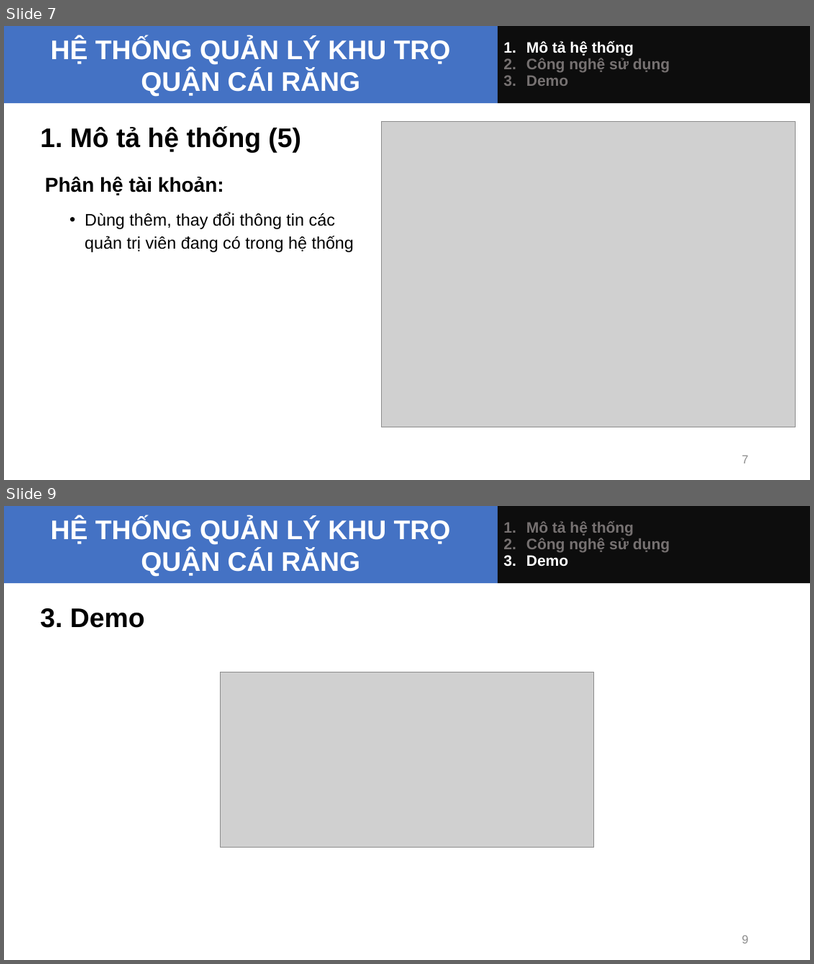
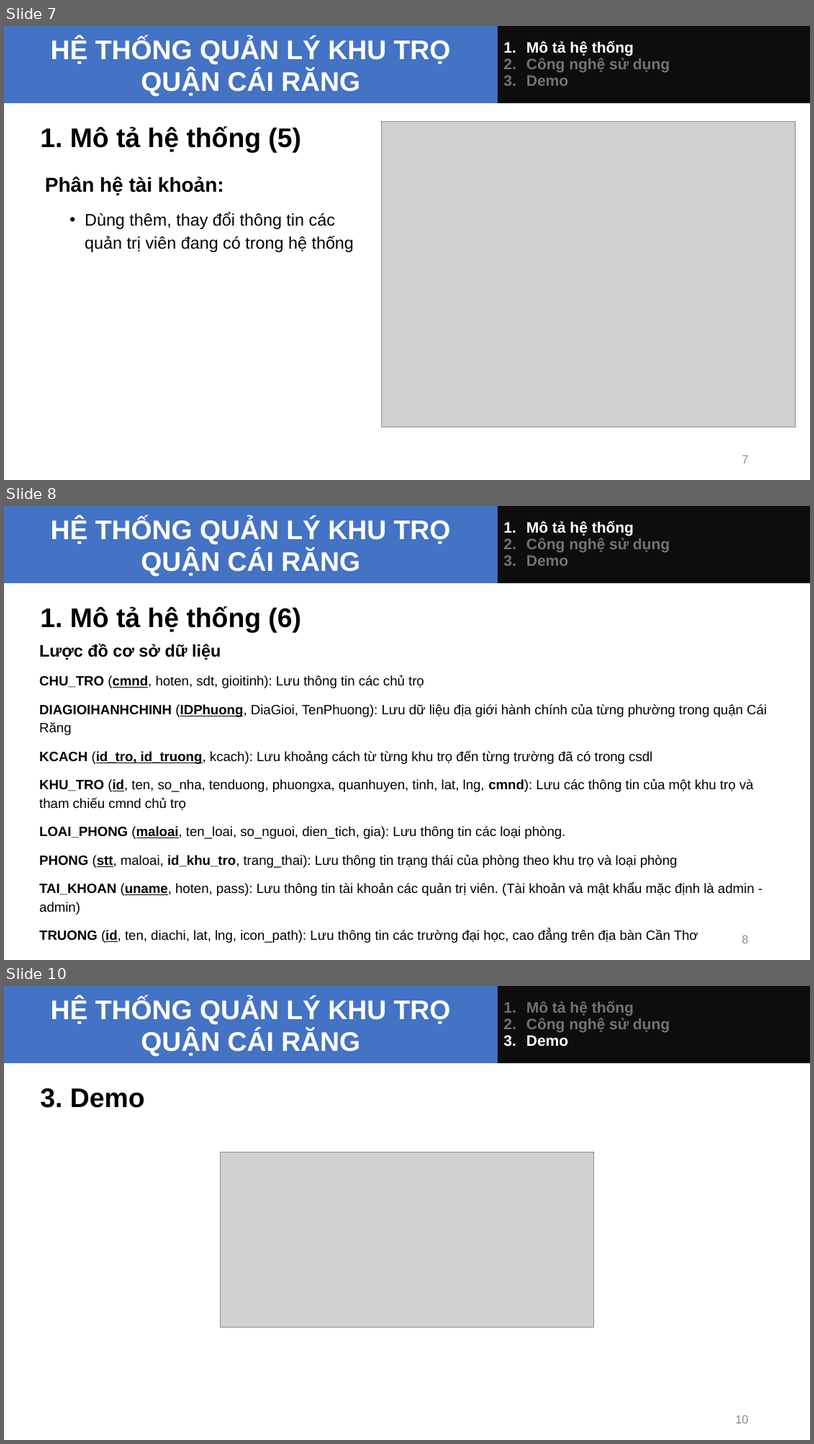
Before and after one commit to tranlyvan/khutro_cairang, a slide deck: Bao cao Nhom.pptx. Shown one above the other, each under a label of ours: slides 7 and 9 before the commit, slides 7, 8 and 10 after it; the slides between them are not shown. The pictures are 814x964 and 814x1444 pixels, drawn with LibreOffice and Linux fonts; fonts in the diff are those of the drawing; grey boxes stand for pictures. Boxes give left, top, right and bottom in pixels: in the first picture for what was removed or moved away, otherwise in the second. Text is boxed around its words. In the diff, an @@ line names an element or a change of style, - is before the commit and + after.

Commit message:
- Sửa lỗi chính tả, cập nhật báo cáo - Sửa lỗi hiển thị số nhà tên đường

```diff
--- a/Bao cao Nhom.pptx
+++ b/Bao cao Nhom.pptx
@@ slide 8 added at bbox=[4, 506, 810, 960], background #FFFFFF @@
@@ title added at bbox=[4, 506, 498, 584], fill #4472C4, 32 pt, text #FFFFFF, bold @@
+HỆ THỐNG QUẢN LÝ KHU TRỌ QUẬN CÁI RĂNG
@@ rectangle added at bbox=[498, 506, 810, 584], fill #0D0D0D, 18 pt, text #767171, bold @@
+1. Mô tả hệ thống
+2. Công nghệ sử dụng
+3. Demo
@@ text added at bbox=[40, 606, 301, 633], 32 pt, text #000000, bold @@
+  1. Mô tả hệ thống (6)
@@ text added at bbox=[39, 644, 767, 942], 16 pt, text #000000 @@
+Lược đồ cơ sở dữ liệu
+CHU_TRO (cmnd, hoten, sdt, gioitinh): Lưu thông tin các chủ trọ
+DIAGIOIHANHCHINH (IDPhuong, DiaGioi, TenPhuong): Lưu dữ liệu địa giới hành chính của từng phường trong quận Cái Răng
+KCACH (id_tro, id_truong, kcach): Lưu khoảng cách từ từng khu trọ đến từng trường đã có trong csdl
+KHU_TRO (id, ten, so_nha, tenduong, phuongxa, quanhuyen, tinh, lat, lng, cmnd): Lưu các thông tin của một khu trọ và tham chiếu cmnd chủ trọ
+LOAI_PHONG (maloai, ten_loai, so_nguoi, dien_tich, gia): Lưu thông tin các loại phòng.
+PHONG (stt, maloai, id_khu_tro, trang_thai): Lưu thông tin trạng thái của phòng theo khu trọ và loại phòng
+TAI_KHOAN (uname, hoten, pass): Lưu thông tin tài khoản các quản trị viên. (Tài khoản và mật khẩu mặc định là admin - admin)
+TRUONG (id, ten, diachi, lat, lng, icon_path): Lưu thông tin các trường đại học, cao đẳng trên địa bàn Cần Thơ
@@ page number added at bbox=[742, 934, 748, 943], 14 pt, text #8C8C8C @@
+8
@@ what was slide 9 is now slide 10 @@
@@ page number at bbox=[736, 1414, 748, 1423]: text changed @@
-9
+10
```
Also in this commit, not shown: 3 slides changed, 1 other file.
